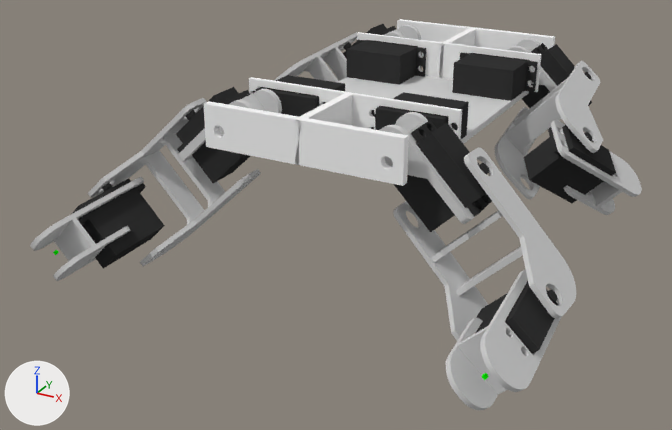
One commit to the Blender file soft/strategy/buggybot2.blend: the scene before it, then after it.
Rendered twice from a 50 mm lens placed at (24.0, -52.2, 17.8), pointed at (-2.3, -4.4, -6.1). The axes (+X, +Y, +Z) are drawn at lower left. The lights are the same throughout.

Objects in the first picture: 'Base', 'Leg.LB.Arm', 'Leg.LB.Forearm', 'Leg.LB.ServoArm', 'Leg.LB.ServoForearm', 'Leg.LB.Shoulder', 'Leg.LB.ShoulderBase', 'Leg.LF.Arm', 'Leg.LF.ServoArm', 'Leg.LF.Shoulder', 'Leg.RB.Arm', 'Leg.RB.Forearm', 'Leg.RB.ServoArm', 'Leg.RB.ServoForearm', 'Leg.RB.Shoulder', 'Leg.RB.ShoulderBase', 'Leg.RF.Arm', 'Leg.RF.Forearm', 'Leg.RF.ServoArm', 'Leg.RF.ServoBase', 'Leg.RF.ServoForearm', 'Leg.RF.Shoulder'.
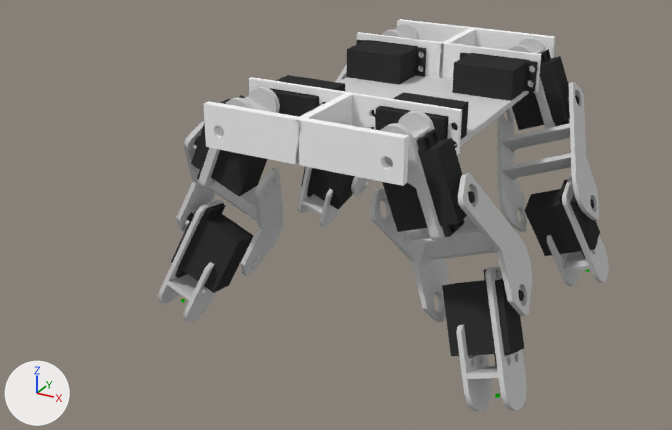
What changed in the scene script:
```text
Change ob_leg_rb_servoarm:
    ob_leg_rb_servoarm.location: (6.2, -9.8, -2.04) -> (4.65, -9.8, -2.22)
    ob_leg_rb_servoarm.rotation_euler: (2.374, 0.0, 1.571) -> (2.793, 0.0, 1.571)  # degrees (136, 0, 90) -> degrees (160, 0, 90)
Change ob_leg_rb_shoulder:
    ob_leg_rb_shoulder.location: (8.32, -9.8, -0.5) -> (7.22, -9.8, -1.68)
    ob_leg_rb_shoulder.rotation_euler: (-0.768, 0.0, 1.571) -> (-0.349, 0.0, 1.571)  # degrees (-44, 0, 90) -> degrees (-20, 0, 90)
Change ob_leg_rb_arm:
    ob_leg_rb_arm.location: (9.76, -9.04, -3.42) -> (6.89, -6.93, -3.68)
    ob_leg_rb_arm.rotation_euler: (3.087, -0.768, 0.0) -> (-2.493, -0.349, 0.0)  # degrees (177, -44, 0) -> degrees (-143, -20, 0)
Change ob_leg_rb_forearm:
    ob_leg_rb_forearm.location: (13.56, -14.45, -6.72) -> (9.81, -6.62, -10.39)
    ob_leg_rb_forearm.rotation_euler: (-1.652, 2.374, 0.0) -> (0.347, 0.349, -3.142)  # degrees (-95, 136, 0) -> degrees (20, 20, -180)
Change ob_leg_rb_servoforearm:
    ob_leg_rb_servoforearm.location: (10.92, -12.28, -6.93) -> (6.97, -7.24, -8.58)
    ob_leg_rb_servoforearm.rotation_euler: (-1.654, -2.342, 0.116) -> (0.369, -0.326, -1.694)  # degrees (-95, -134, 6.6) -> degrees (21, -19, -97)
Change ob_leg_lb_shoulder:
    ob_leg_lb_shoulder.location: (-8.41, -9.8, -0.36) -> (-7.39, -9.8, -1.56)
    ob_leg_lb_shoulder.rotation_euler: (2.331, 0.0, -1.571) -> (2.739, 0.0, -1.571)  # degrees (134, 0, -90) -> degrees (157, 0, -90)
Change ob_leg_lb_servoarm:
    ob_leg_lb_servoarm.location: (-6.35, -9.8, -1.99) -> (-4.85, -9.8, -2.24)
    ob_leg_lb_servoarm.rotation_euler: (-0.81, 0.0, -1.571) -> (-0.403, 0.0, -1.571)  # degrees (-46, 0, -90) -> degrees (-23, 0, -90)
Change ob_leg_lb_arm:
    ob_leg_lb_arm.location: (-9.96, -9.03, -3.22) -> (-7.23, -7.06, -3.72)
    ob_leg_lb_arm.rotation_euler: (-0.0523, 0.81, 0.0) -> (0.59, 0.403, 0.0)  # degrees (-3, 46, 0) -> degrees (34, 23, 0)
Change ob_leg_lb_servoforearm:
    ob_leg_lb_servoforearm.location: (-11.27, -12.26, -6.68) -> (-7.56, -7.65, -8.59)
    ob_leg_lb_servoforearm.rotation_euler: (1.429, 2.392, -0.206) -> (-2.73, 0.197, 1.656)  # degrees (82, 137, -12) -> degrees (-156, 11, 95)
Change ob_leg_lb_forearm:
    ob_leg_lb_forearm.location: (-14.01, -14.31, -6.45) -> (-10.45, -6.67, -10.15)
    ob_leg_lb_forearm.rotation_euler: (1.421, -2.331, 0.0) -> (0.215, -2.739, 0.0)  # degrees (81, -134, 0) -> degrees (12, -157, 0)
Change ob_leg_lf_shoulder:
    ob_leg_lf_shoulder.location: (-8.44, 9.8, -0.29) -> (-7.33, 9.8, -1.6)
    ob_leg_lf_shoulder.rotation_euler: (-0.831, 0.0, -1.571) -> (-0.384, 0.0, -1.571)  # degrees (-48, 0, -90) -> degrees (-22, 0, -90)
Change ob_leg_lf_servoarm:
    ob_leg_lf_servoarm.location: (-6.42, 9.8, -1.96) -> (-4.78, 9.8, -2.23)
    ob_leg_lf_servoarm.rotation_euler: (2.311, 0.0, -1.571) -> (2.758, 0.0, -1.571)  # degrees (132, 0, -90) -> degrees (158, 0, -90)
Change ob_leg_lf_arm:
    ob_leg_lf_arm.location: (-7.14, 6.2, -0.45) -> (-7.07, 6.94, -3.63)
    ob_leg_lf_arm.rotation_euler: (1.418, -2.311, 0.0) -> (0.642, -2.758, 0.0)  # degrees (81, -132, 0) -> degrees (37, -158, 0)
Change ob_leg_lf_servoforearm:
    ob_leg_lf_servoforearm.location: (-8.68, 3.2, -4.03) -> (-7.32, 7.29, -8.52)
    ob_leg_lf_servoforearm.rotation_euler: (0.956, -0.442, 1.026) -> (0.402, -0.291, 1.449)  # degrees (55, -25, 59) -> degrees (23, -17, 83)
Change ob_leg_lf_forearm:
    ob_leg_lf_forearm.location: (-12.08, 3.5, -4.35) -> (-10.21, 6.58, -10.22)
    ob_leg_lf_forearm.rotation_euler: (0.687, 0.831, 0.0) -> (0.315, 0.384, 0.0)  # degrees (39, 48, 0) -> degrees (18, 22, 0)
Change ob_leg_rf_shoulder:
    ob_leg_rf_shoulder.location: (8.39, 9.8, -0.38) -> (7.31, 9.8, -1.62)
    ob_leg_rf_shoulder.rotation_euler: (2.337, 0.0, 1.571) -> (2.765, 0.0, 1.571)  # degrees (134, 0, 90) -> degrees (158, 0, 90)
Change ob_leg_rf_servoarm:
    ob_leg_rf_servoarm.location: (6.32, 9.8, -2.0) -> (4.76, 9.8, -2.23)
    ob_leg_rf_servoarm.rotation_euler: (-0.804, 0.0, 1.571) -> (-0.377, 0.0, 1.571)  # degrees (-46, 0, 90) -> degrees (-22, 0, 90)
Change ob_leg_rf_arm:
    ob_leg_rf_arm.location: (6.99, 6.21, -0.41) -> (6.99, 6.84, -3.51)
    ob_leg_rf_arm.rotation_euler: (-1.686, 2.337, 0.0) -> (0.691, 0.377, 3.142)  # degrees (-97, 134, 0) -> degrees (40, 22, 180)
Change ob_leg_rf_servoforearm:
    ob_leg_rf_servoforearm.location: (8.35, 3.09, -3.95) -> (7.21, 6.96, -8.42)
    ob_leg_rf_servoforearm.rotation_euler: (-2.201, 0.47, -1.015) -> (-2.751, 0.262, -1.464)  # degrees (-126, 27, -58) -> degrees (-158, 15, -84)
Change ob_leg_rf_forearm:
    ob_leg_rf_forearm.location: (11.73, 3.45, -4.36) -> (10.08, 6.16, -10.11)
    ob_leg_rf_forearm.rotation_euler: (-2.43, -0.804, 0.0) -> (-2.859, -0.377, 0.0)  # degrees (-139, -46, 0) -> degrees (-164, -22, 0)
```

Location of each change, [x1, y1, x2, y2] in pixels of the pictures (672 x 430 px):
'Leg.RB.Arm', moved, turned
    before: [393, 148, 576, 341]
    after: [370, 173, 532, 322]
'Leg.RF.Arm', moved, turned
    before: [495, 61, 603, 200]
    after: [498, 82, 599, 232]
'Leg.LB.Arm', moved, turned
    before: [88, 98, 261, 266]
    after: [176, 121, 283, 276]
'Leg.LB.ServoForearm', moved, turned
    before: [72, 179, 165, 269]
    after: [171, 203, 253, 293]
'Leg.RB.Forearm', moved, turned
    before: [446, 269, 561, 410]
    after: [457, 266, 527, 411]
'Leg.RB.ServoArm', moved, turned
    before: [394, 120, 492, 232]
    after: [382, 129, 475, 237]
'Leg.RF.ServoForearm', moved, turned
    before: [524, 125, 616, 203]
    after: [525, 179, 600, 258]
'Leg.RB.ServoForearm', moved, turned
    before: [476, 281, 558, 354]
    after: [442, 269, 524, 366]
'Leg.LB.Forearm', moved, turned
    before: [30, 177, 144, 281]
    after: [158, 200, 224, 322]
'Leg.RF.Forearm', moved, turned
    before: [551, 120, 642, 215]
    after: [547, 177, 609, 286]
'Leg.LB.ServoArm', moved, turned
    before: [176, 87, 250, 183]
    after: [191, 95, 268, 196]
'Leg.RB.Shoulder', moved, turned
    before: [380, 112, 474, 224]
    after: [380, 111, 445, 240]
'Leg.RF.ServoArm', moved, turned
    before: [522, 43, 592, 108]
    after: [512, 50, 579, 130]
'Leg.LF.Arm', moved, turned
    before: [274, 32, 357, 82]
    after: [335, 64, 371, 197]
'Leg.LB.Shoulder', moved, turned
    before: [178, 89, 282, 162]
    after: [198, 87, 280, 188]
'Leg.LF.ServoForearm', moved, turned (not visible before)
    after: [301, 166, 355, 209]
'Leg.RF.Shoulder', moved, turned
    before: [508, 39, 557, 92]
    after: [509, 37, 556, 128]
'Leg.LF.Forearm', moved, turned (not visible before)
    after: [298, 167, 342, 227]
'Leg.LF.Shoulder', moved, turned
    before: [336, 25, 421, 81]
    after: [381, 23, 419, 39]
'Leg.LF.ServoArm', moved, turned (not visible afterwards)
    before: [343, 24, 396, 59]
